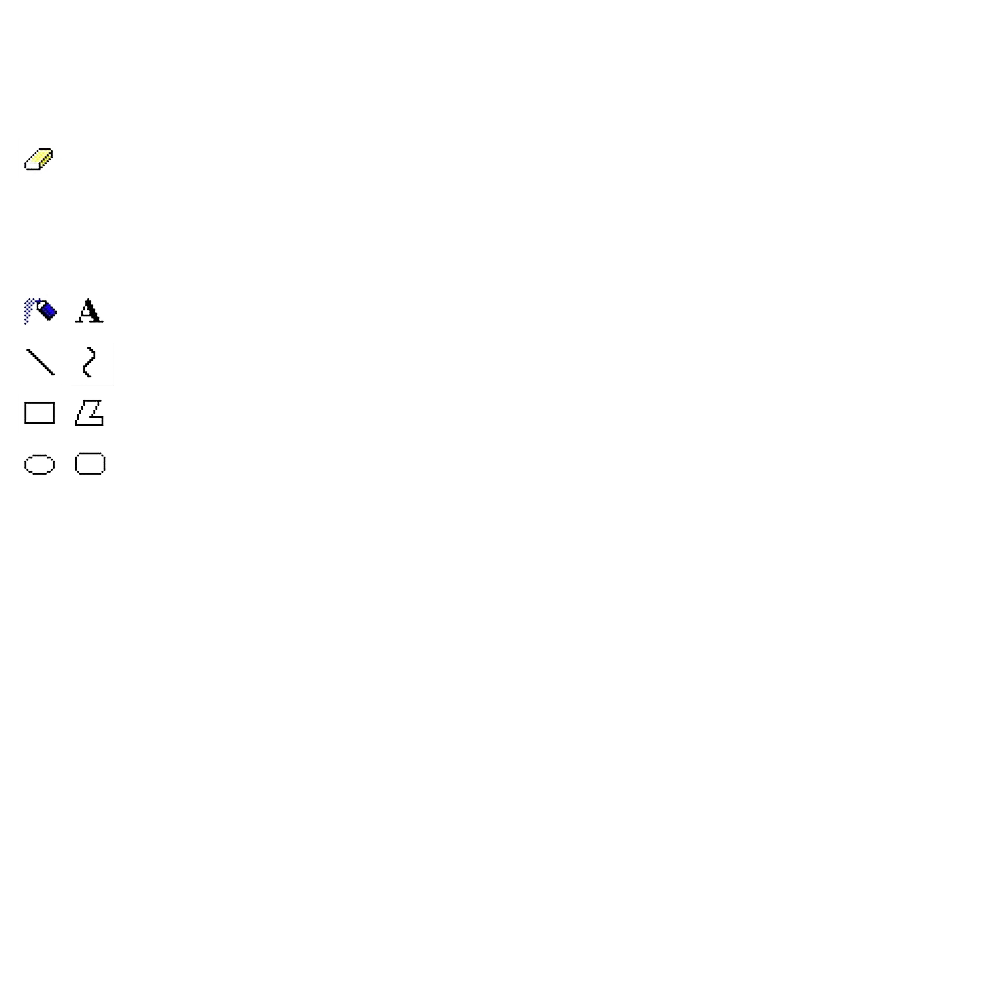
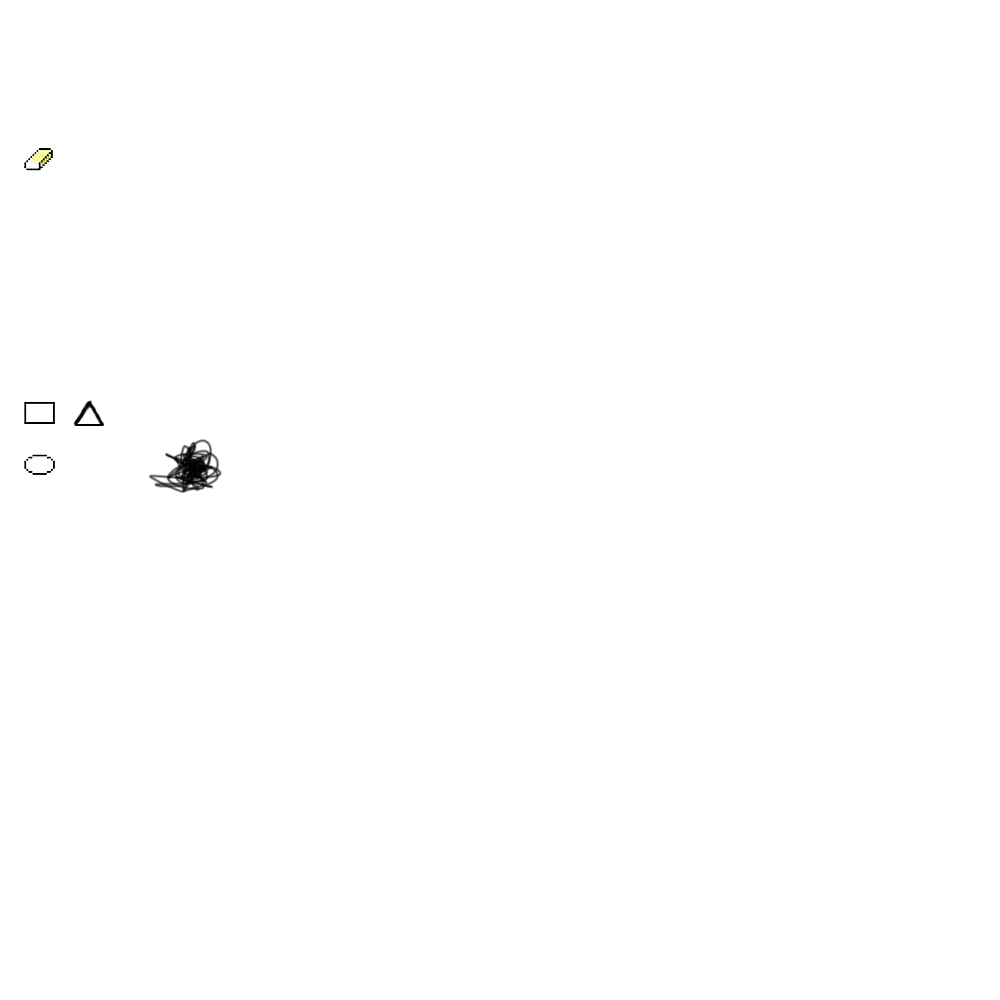
Layered file, before and after one edit (1000 x 1000). Changes by layer:
hid "Ebene 4" over [26, 349, 55, 376]
hid "Ebene 5" over [71, 343, 114, 386]
added layer "Ebene 10" above "Ebene 6" over [102, 424, 222, 494]
painted on "Ebene 6" over [73, 399, 105, 427]
hid "Ebene 7" over [75, 452, 106, 475]
hid "Ebene 8" over [23, 294, 58, 326]
hid "Ebene 9" over [75, 298, 104, 323]
